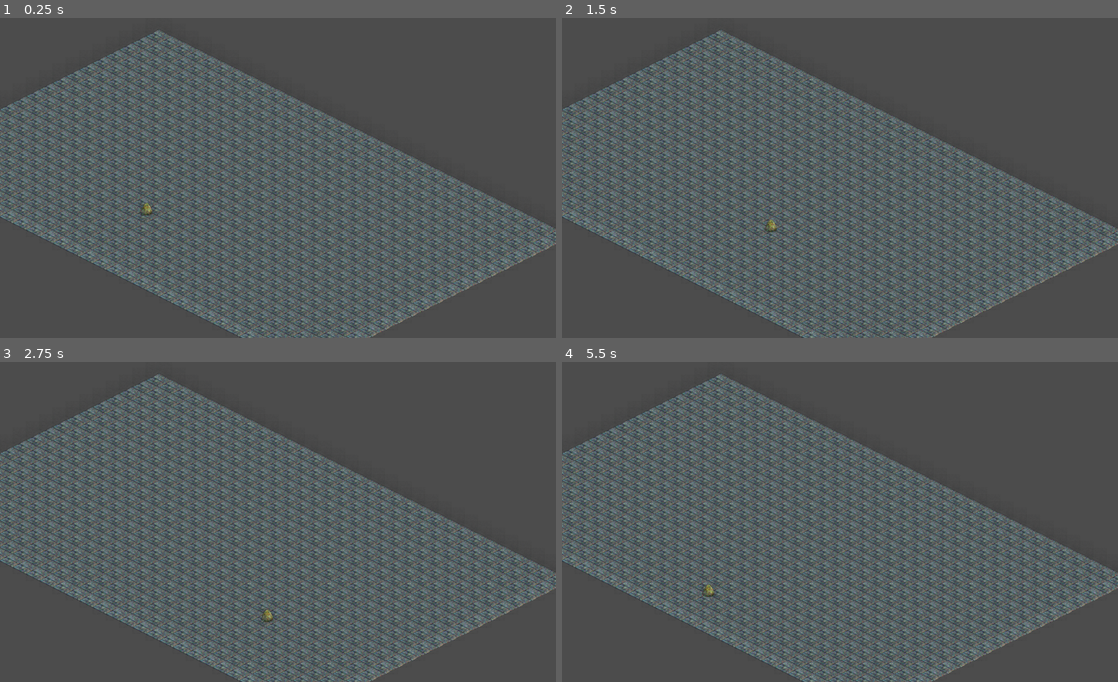
Above: before the commit, frames 1-4 (two rows, left to right).
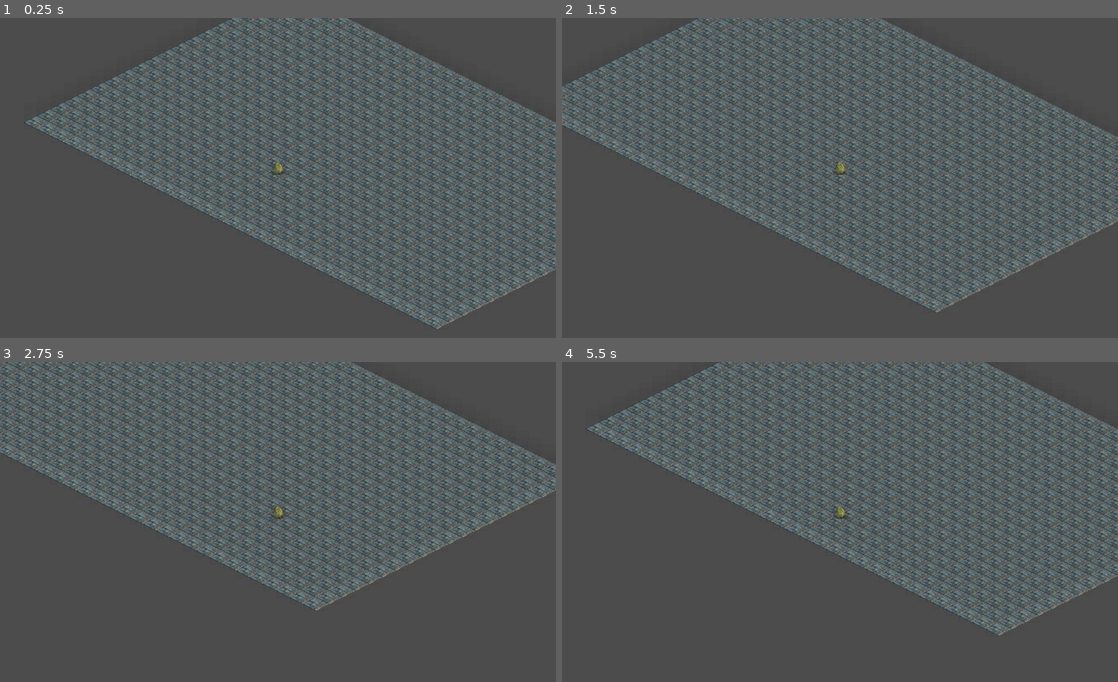
Above: after the commit, the same moments.

Repository: django-games/cgj2021
Game: Godot game, scene res://src/Levels/LevelTemplate.tscn
Two runs of this game, one before a commit and one after it. Both use one fixed random seed, a clock stepped at 60 frames per second and the inputs below.
Inputs:
- Up to frame 1 (0.25 s): no input
- Up to frame 2 (1.5 s): tap Enter at 0.5 s; hold Right (ui_right) 0.53-1.28 s; hold Down (ui_down) from 1.28 s (still down)
- Up to frame 3 (2.75 s): release Down (ui_down) at 2.03 s; hold Right (ui_right) from 2.03 s (still down)
- Up to frame 4 (5.5 s): release Right (ui_right) at 2.78 s; hold Up (ui_up) 2.78-3.53 s; hold Left (ui_left) 3.53-5.03 s; hold Down (ui_down) from 5.03 s (still down)

The runs differ from the first frame. In frame 1, 44% of the frame differs, in the area x 0-100%, y 0-100%; in frame 2, 46%; in frame 3, 49%; in frame 4, 48%.

Commit message:
Add camera

Diff:
--- a/project/src/Actors/Player.gd
+++ b/project/src/Actors/Player.gd
@@ -6,9 +6,9 @@
 func get_input():
 	velocity = Vector2()
 	if Input.is_action_pressed('ui_right'):
-		velocity.x += 1
+		velocity.x += 2
 	if Input.is_action_pressed('ui_left'):
-		velocity.x -= 1
+		velocity.x -= 2
 	if Input.is_action_pressed('ui_down'):
 		velocity.y += 1
 	if Input.is_action_pressed('ui_up'):
--- a/project/src/Actors/Player.tscn
+++ b/project/src/Actors/Player.tscn
@@ -16,3 +16,6 @@
 [node name="CollisionShape2D" type="CollisionShape2D" parent="."]
 position = Vector2( 0, -45 )
 shape = SubResource( 1 )
+
+[node name="Camera2D" type="Camera2D" parent="."]
+current = true
Not shown: 2 places in project/src/Levels/LevelTemplate.tscn that only renumber resources
